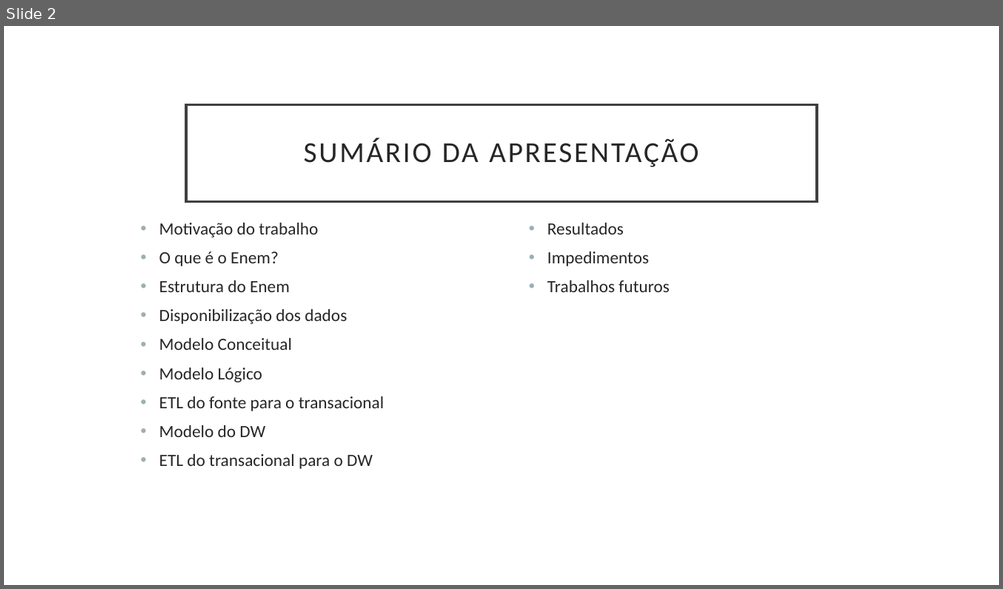
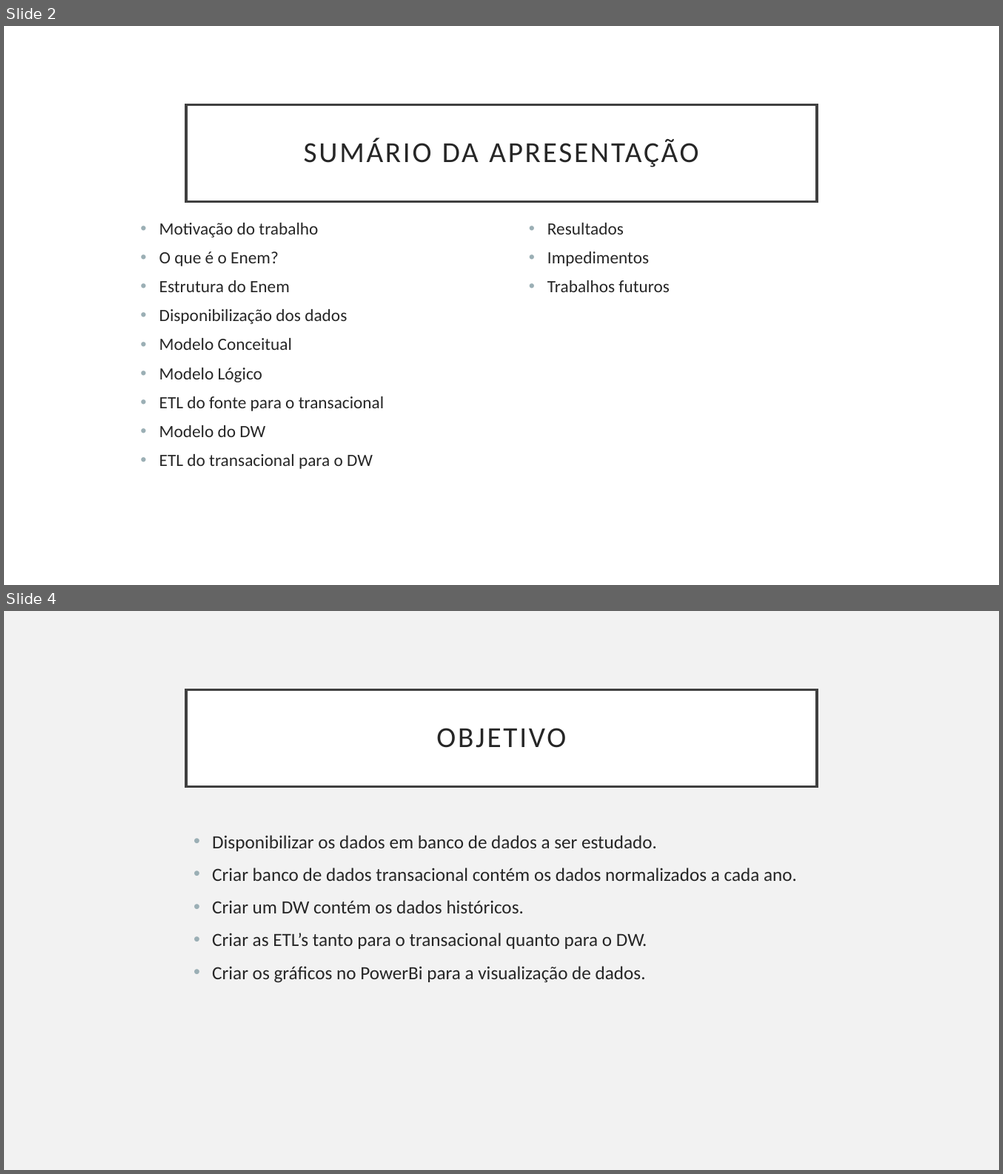
Before and after one commit to martins9/repositoriomonografia, a slide deck: Apresentação_Monografia.pptx. Shown one above the other, each under a label of ours: slide 2 before the commit, slides 2 and 4 after it; the slides between them are not shown. The pictures are 1003x589 and 1003x1174 pixels, drawn with LibreOffice and Linux fonts; fonts in the diff are those of the drawing. Boxes give left, top, right and bottom in pixels: in the first picture for what was removed or moved away, otherwise in the second. Text is boxed around its words. In the diff, an @@ line names an element or a change of style, - is before the commit and + after.

```diff
--- a/Apresentação_Monografia.pptx
+++ b/Apresentação_Monografia.pptx
@@ slide 4 added at [4, 611, 999, 1170], background #F2F2F2 @@
@@ title added at [186, 689, 817, 786], fill #FFFFFF, outline #404040 2.5 pt, 28 pt, text #262626 @@
+OBJETIVO
@@ text added at [212, 835, 797, 983], 18 pt, text #262626 @@
+• Disponibilizar os dados em banco de dados a ser estudado.
+• Criar banco de dados transacional contém os dados normalizados a cada ano.
+• Criar um DW contém os dados históricos.
+• Criar as ETL’s tanto para o transacional quanto para o DW.
+• Criar os gráficos no PowerBi para a visualização de dados.
```
Also in this commit, not shown: 1 slide changed, 7 other slides added.
